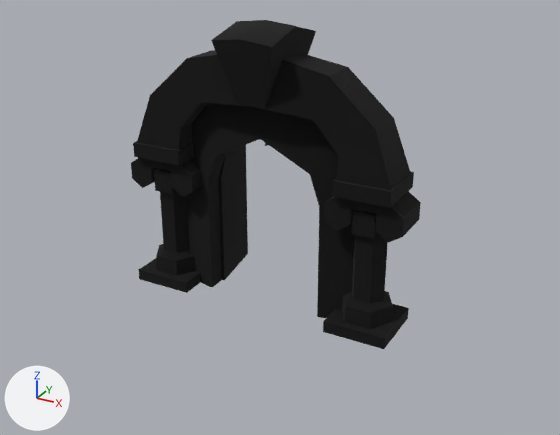
Two versions of the FBX model charonsCorner/Assets/Art/models/props/welcome_gate/welcome_gate.fbx, one commit apart.
Rendered twice from a 50 mm lens placed at (10.88, -18.93, 12.38), pointed at (0.6, -0.25, 3.03). Arrows for +X, +Y and +Z are at lower left; the lights stay in place. The older version comes first.

In view in the first picture: 'welcome_gate'.
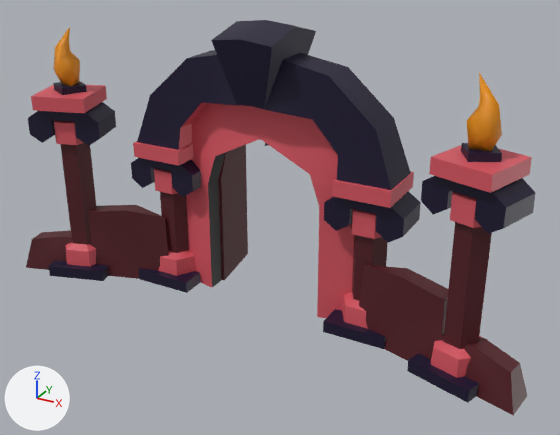
Pixel boxes [x1, y1, x2, y2] of what changed, in the pictures (560 x 435 px):
'welcome_gate', reshaped (76% wider, 20% taller)
    before: [131, 20, 421, 349]
    after: [26, 20, 536, 415]
part 1 of me_cube_001, added
    after: [28, 102, 116, 146]
part 2 of me_cube_001, added (red)
    after: [54, 120, 84, 145]
part 3 of me_cube_001, added (purple)
    after: [49, 260, 108, 281]
part 4 of me_cube_001, added (red)
    after: [31, 84, 107, 113]
part 5 of me_cube_001, added
    after: [421, 176, 536, 234]
part 6 of me_cube_001, added (red)
    after: [450, 192, 481, 228]
part 7 of me_cube_001, added
    after: [407, 353, 479, 403]
part 8 of me_cube_001, added (red)
    after: [429, 145, 532, 193]
part 9 of me_cube_001, added (brown)
    after: [60, 121, 97, 266]
part 10 of me_cube_001, added (brown)
    after: [430, 222, 492, 378]
part 11 of me_cube_001, added (orange)
    after: [467, 73, 502, 151]
part 12 of me_cube_001, added (orange)
    after: [54, 27, 80, 86]
part 13 of me_cube_001, added (brown)
    after: [26, 205, 168, 279]
part 14 of me_cube_001, added (brown)
    after: [359, 265, 527, 415]
part 15 of me_cube_001, added (purple)
    after: [461, 143, 502, 162]
part 16 of me_cube_001, added
    after: [53, 81, 87, 95]
part 17 of me_cube_001, recoloured (black to red)
    both: [131, 32, 421, 349]

Edits to the bpy script that builds the scene:
```text
Add mat_material:
    mat_material = principled_material('Material')
    mat_material.texture = img_welcomegate_basecolor_png  # with its transparency
Change me_cube_001:
    remove me_cube_001.from_pydata(...)  # 430 vertices, 527 faces; spans x -4.61..4.61, y -1.32..2.44, z 0.0..8.76
    remove me_cube_001.materials.append(mat_white)  # orange #e7a031
    add me_cube_001.from_pydata(...)  # 657 vertices, 799 faces; spans x -8.48..8.48, y -2.24..2.44, z 0.0..8.76
    me_cube_001 part 1: the loose piece of 24 vertices spanning x -4.61..-2.25, y -0.66..0.66, z 3.21..4.27 is copied, and the copy is turned 17.3 degrees about the z axis through its middle, then moved by (-3.14, -1.02, 1.42), in mat_material (picture img_welcomegate_basecolor_png); it spans x -7.89..-5.24, y -2.01..-0.04, z 4.62..5.69
    me_cube_001 part 2: a new loose piece, a 6-sided cylinder along z spanning x -7.21..-5.92, y -1.68..-0.36, z 4.6..5.31, in mat_material (picture img_welcomegate_basecolor_png)
    me_cube_001 part 3: the loose piece of 8 vertices spanning x -4.39..-2.46, y -0.97..0.97, z 0.0..0.36 is copied, and the copy is turned 17.3 degrees about the z axis through its middle, then moved by (-3.14, -1.02, 0.0), in mat_material (picture img_welcomegate_basecolor_png); it spans x -7.78..-5.35, y -2.24..0.2, z 0.0..0.36
    me_cube_001 part 4: the loose piece of 8 vertices spanning x -4.28..-2.57, y -0.87..0.87, z 4.33..4.78 is copied, and the copy is turned 17.3 degrees about the z axis through its middle, then moved by (-3.14, -1.02, 1.41), in mat_material (picture img_welcomegate_basecolor_png); it spans x -7.64..-5.49, y -2.1..0.06, z 5.74..6.19
    me_cube_001 part 5: the loose piece of 24 vertices spanning x 2.25..4.61, y -0.66..0.66, z 3.21..4.27 is copied, and the copy is turned -17.3 degrees about the z axis through its middle, then moved by (3.14, -1.02, 1.42), in mat_material (picture img_welcomegate_basecolor_png); it spans x 5.24..7.89, y -2.01..-0.04, z 4.62..5.69
    me_cube_001 part 6: a new loose piece, a 6-sided cylinder along z spanning x 5.92..7.21, y -1.68..-0.36, z 4.6..5.31, in mat_material (picture img_welcomegate_basecolor_png)
    me_cube_001 part 7: the loose piece of 8 vertices spanning x 2.46..4.39, y -0.97..0.97, z 0.0..0.36 is copied, and the copy is turned -17.3 degrees about the z axis through its middle, then moved by (3.14, -1.02, 0.0), in mat_material (picture img_welcomegate_basecolor_png); it spans x 5.35..7.78, y -2.24..0.2, z 0.0..0.36
    me_cube_001 part 8: the loose piece of 8 vertices spanning x 2.57..4.28, y -0.87..0.87, z 4.33..4.78 is copied, and the copy is turned -17.3 degrees about the z axis through its middle, then moved by (3.14, -1.02, 1.41), in mat_material (picture img_welcomegate_basecolor_png); it spans x 5.49..7.64, y -2.1..0.06, z 5.74..6.19
    me_cube_001 part 9: a new loose piece of 24 vertices spanning x -7.36..-5.77, y -1.84..-0.21, z 0.36..5.74, in mat_material (picture img_welcomegate_basecolor_png)
    me_cube_001 part 10: a new loose piece of 24 vertices spanning x 5.77..7.36, y -1.84..-0.21, z 0.36..5.74, in mat_material (picture img_welcomegate_basecolor_png)
    me_cube_001 part 11: a new loose piece of 17 vertices spanning x 6.15..7.02, y -1.39..-0.66, z 6.19..8.21, in mat_material (picture img_welcomegate_basecolor_png)
    me_cube_001 part 12: a new loose piece of 17 vertices spanning x -7.02..-6.15, y -1.39..-0.66, z 6.19..8.21, in mat_material (picture img_welcomegate_basecolor_png)
    me_cube_001 part 13: a new loose piece of 14 vertices spanning x -8.48..-3.35, y -2.2..-0.42, z 0.0..2.43, in mat_material (picture img_welcomegate_basecolor_png)
    me_cube_001 part 14: a new loose piece of 14 vertices spanning x 3.35..8.48, y -2.2..-0.42, z 0.0..2.43, in mat_material (picture img_welcomegate_basecolor_png)
    me_cube_001 part 15: 8 vertices added at x 6.01..7.08, y -1.53..-0.46, z 6.11..6.4
    me_cube_001 part 16: 8 vertices added at x -7.08..-6.01, y -1.53..-0.46, z 6.11..6.4
    me_cube_001 part 17: 426 faces spanning x -4.61..4.61, y -1.29..2.44, z 0.0..8.34 switch from mat_black (black #000000) to mat_material (picture img_welcomegate_basecolor_png)
    other edits to the shape of me_cube_001 do not show in these pictures
```
